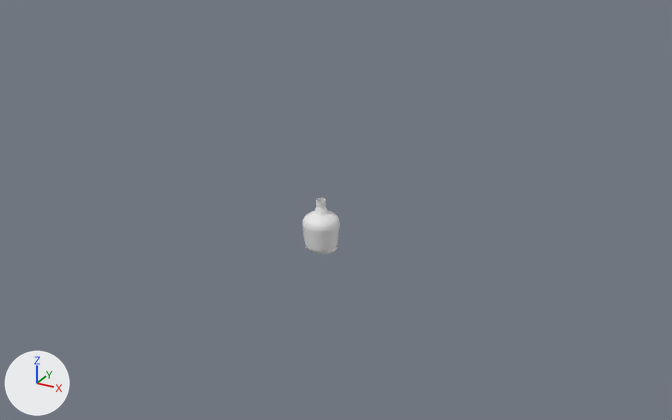
The Blender file florarium.blend as it was, and as the next commit left it.
Rendered twice from a 50 mm camera at (31.6, -55.2, 31.1) aimed at (1.5, -0.4, 3.8). Arrows for +X, +Y and +Z are at lower left; the lights stay in place.
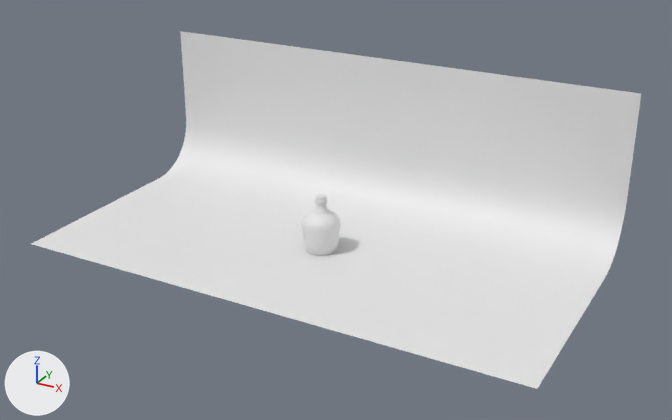
Changed parts and their boxes [x1, y1, x2, y2] in the pictures (672 x 420 px):
'bg', added: after [31, 31, 641, 389]
'cap', added: after [316, 194, 326, 201]

Edits to the bpy script that builds the scene:
```text
Add me_plane:
    me_plane.from_pydata(...)  # 26 vertices, 12 faces; spans x -1.0..1.0, y -1.0..1.0, z 0.0..1.25
    me_plane.polygons.foreach_set('use_smooth', [True] * 12)
Add me_cylinder:
    me_cylinder.from_pydata(...)  # a 32-sided cut cone along z (radius 0.9 at the low end, 1.0 at the high end) spanning x -1.0..1.0, y -1.0..1.0, z -1.0..1.0
    me_cylinder.polygons.foreach_set('use_smooth', [True] * 34)
Add ob_bg:
    ob_bg = bpy.data.objects.new('bg', me_plane)
    ob_bg.location = (0.0, 0.0, 0.04)
    ob_bg.scale = (20.0, 10.0, 10.0)
Add ob_cap:
    ob_cap = bpy.data.objects.new('cap', me_cylinder)
    ob_cap.location = (-0.04, -0.01, 4.02)
    ob_cap.scale = (0.37, 0.37, 0.37)
```
